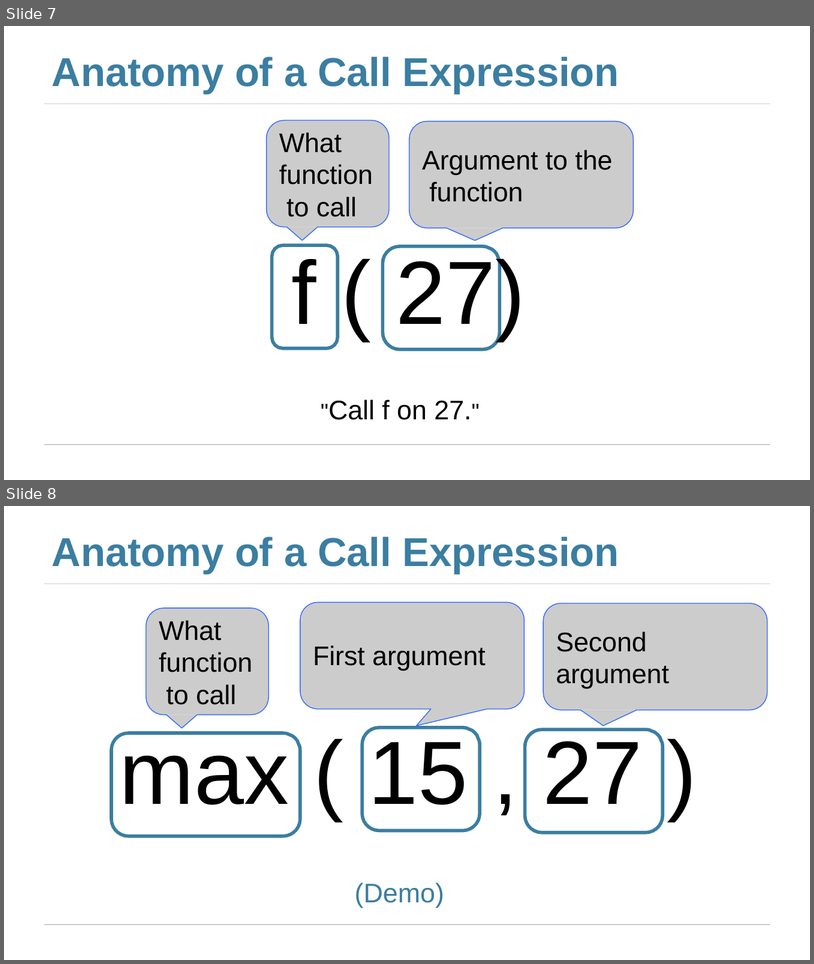
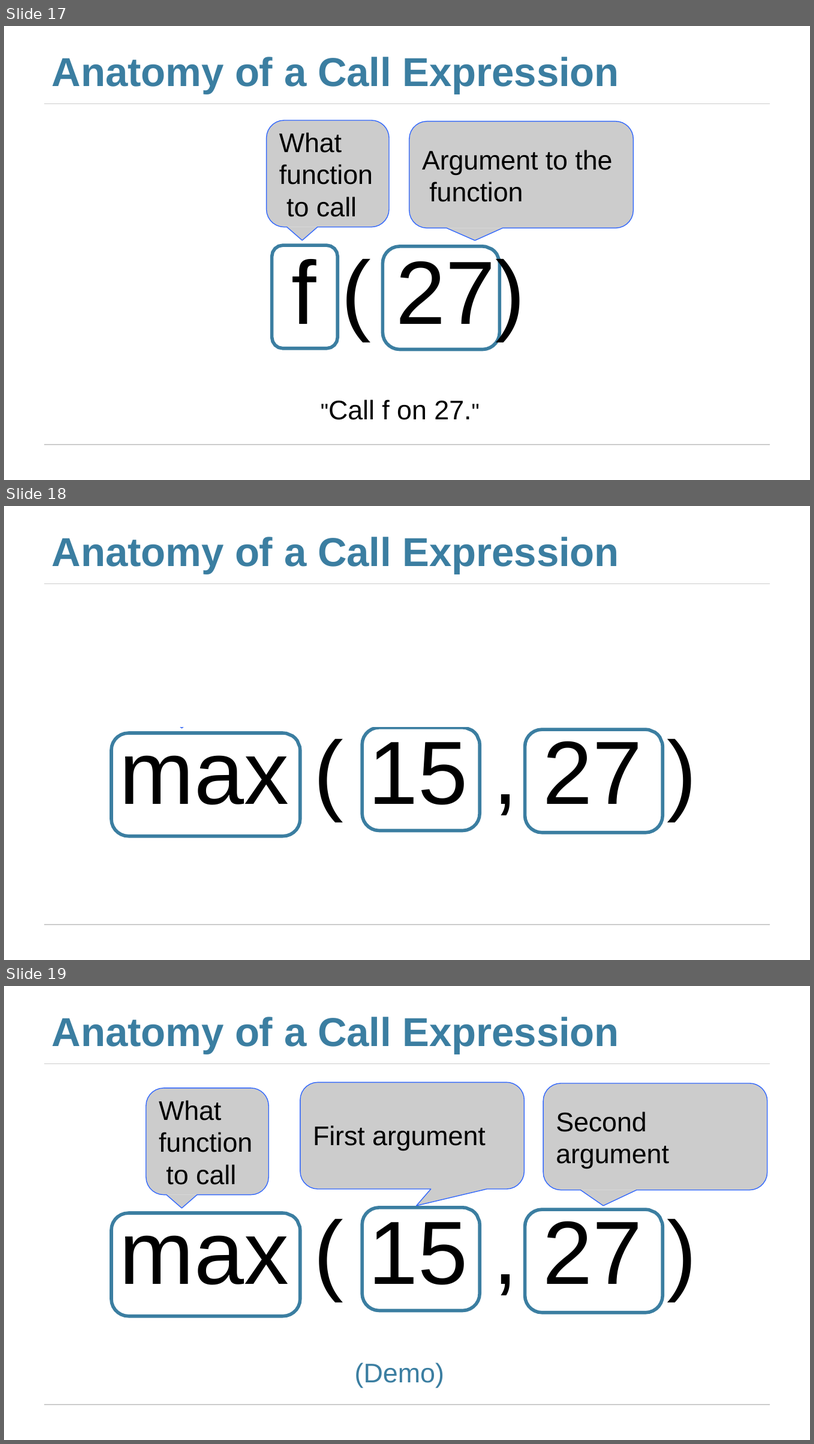
Before and after one commit to jhb10c/d8publicmaterials, a slide deck: Lectures/lec03_Tables.pptx. Shown one above the other, each under a label of ours: slides 7 and 8 before the commit, slides 17, 18 and 19 after it. The pictures are 814x964 and 814x1444 pixels, drawn with LibreOffice and Linux fonts; fonts in the diff are those of the drawing. Boxes give left, top, right and bottom in pixels: in the first picture for what was removed or moved away, otherwise in the second. Text is boxed around its words. In the diff, an @@ line names an element or a change of style, - is before the commit and + after.

```diff
--- a/Lectures/lec03_Tables.pptx
+++ b/Lectures/lec03_Tables.pptx
@@ slide 18 added at box(4, 506, 810, 960), background #FFFFFF; not listed: 2 template elements that a slide beside it also shows @@
@@ title added at box(52, 537, 620, 574), 36 pt, text #3B7EA1, bold @@
+Anatomy of a Call Expression
@@ rectangle added at box(47, 598, 784, 726), fill #FFFFFF, outline #FFFFFF 2 pt @@
@@ freeform shape added at box(146, 607, 269, 728), fill #CCCCCC @@
@@ freeform shape added at box(146, 607, 269, 728), outline #3368FC 0.75 pt @@
@@ freeform shape added at box(300, 602, 524, 726), fill #CCCCCC @@
@@ freeform shape added at box(300, 602, 524, 726), outline #3368FC 0.75 pt @@
@@ freeform shape added at box(543, 604, 768, 726), fill #CCCCCC @@
@@ freeform shape added at box(543, 604, 768, 726), outline #3368FC 0.75 pt @@
@@ freeform shape added at box(111, 733, 300, 836), outline #3B7EA1 3 pt @@
@@ text added at box(120, 732, 642, 805), 80 pt, text #000000 @@
+max ( 15 , 27 )
@@ freeform shape added at box(362, 727, 480, 830), outline #3B7EA1 3 pt @@
@@ freeform shape added at box(525, 729, 663, 832), outline #3B7EA1 3 pt @@
@@ what was slide 7 is now slide 17 @@
@@ what was slide 8 is now slide 19 @@
```
Also in this commit, not shown: 2 slides changed, 12 other slides added, 3 other files.
